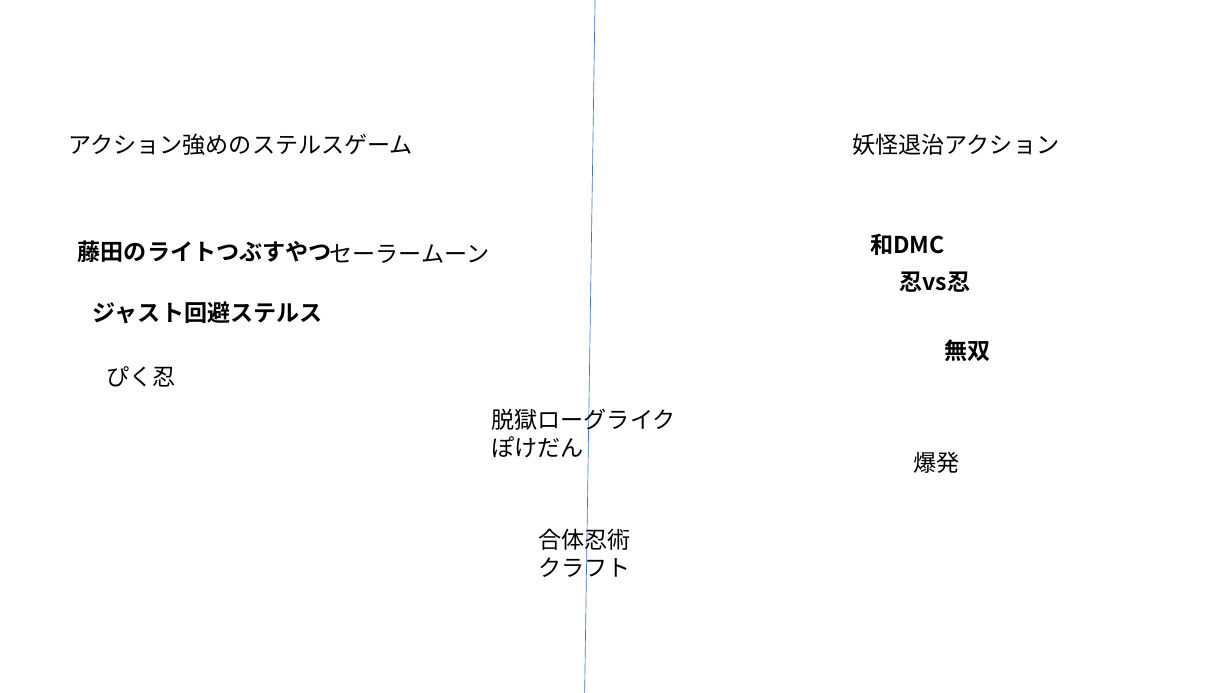
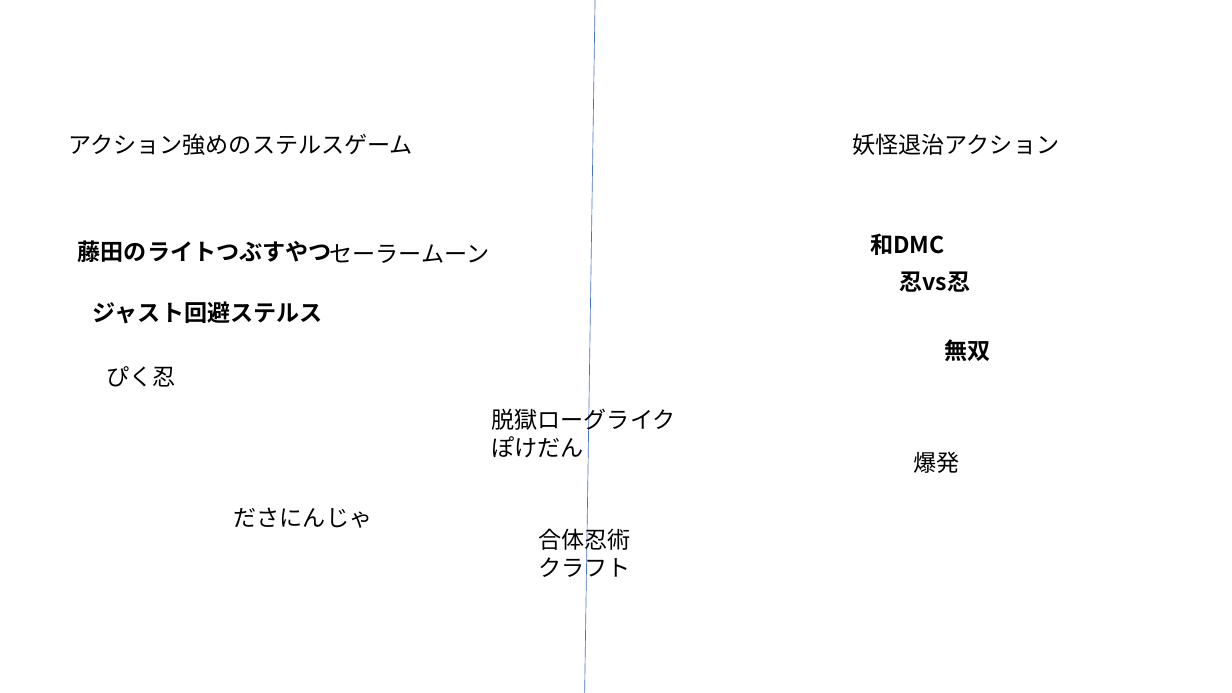
Before and after one commit to TomoyaKanazaki/TeamNinja, a slide deck: slide 1 of 98_plan/00_pptx/00_plan_0422.pptx. Drawn at 1232x693 pixels with LibreOffice and Linux fonts; fonts in the diff are those of the drawing. Boxes give left, top, right and bottom in pixels: in the first picture for what was removed or moved away, otherwise in the second. Text is boxed around its words. In the diff, an @@ line names an element or a change of style, - is before the commit and + after.

```diff
--- a/98_plan/00_pptx/00_plan_0422.pptx
+++ b/98_plan/00_pptx/00_plan_0422.pptx
@@ text added at (x1=234, y1=507, x2=373, y2=528), 18 pt, text #000000 @@
+ださにんじゃ
```
Also in this commit, not shown: 1 other file.
